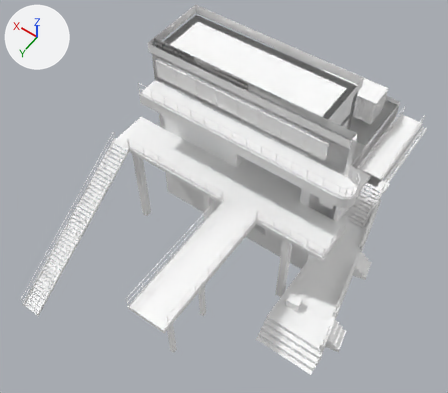
The OBJ model Assets/models/maps/orion/orion_launch_control.obj, before and after one commit.
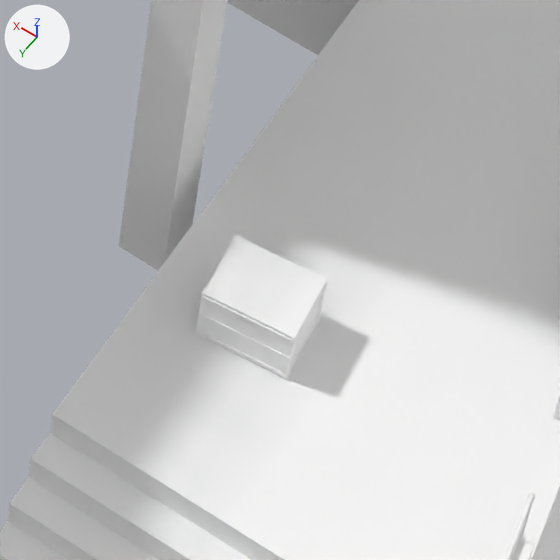
Each version appears first whole from a camera (50 mm lens) standing at (-89.0, 1041.0, 1778.0) and looking at (590.0, 89.0, 283.0), and next in a close-up on the part from 58% to 74% of the width and 67% to 85% of the height. Every picture has the same lights, and +X, +Y and +Z are marked at upper left. The first two pictures are the older version. Where no turn or scale is listed for an object, it has been applied to the vertices. Vertices at exactly the same position are counted once.

The scene before the commit, as lines of its bpy script (objects in view):
```python
ob_orion_launch_control = bpy.data.objects.new('orion_launch_control', me_orion_launch_control)
ob_orion_launch_control.location = (0.0, 0.0, 0.0)
```
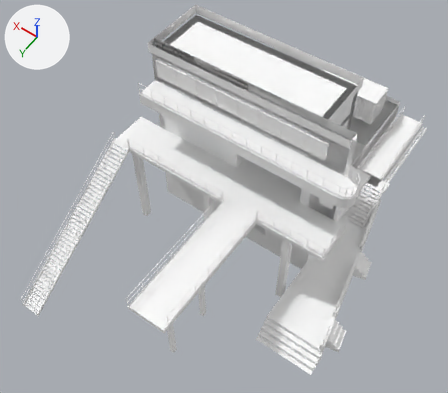
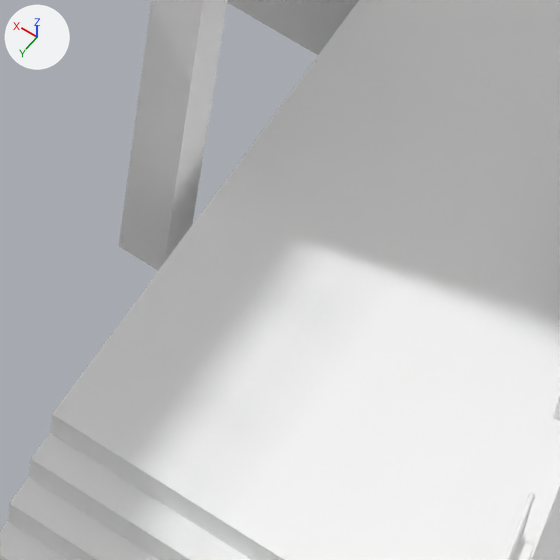
What differs and where, as boxes [x1, y1, x2, y2] in the close-ups (560 x 560 px):
part 1 of me_orion_launch_control, deleted: before [196, 234, 328, 380]

Patch to the scene script:
```diff
--- a/Assets/models/maps/orion/orion_launch_control.obj.py
+++ b/Assets/models/maps/orion/orion_launch_control.obj.py
@@ me_orion_launch_control @@
 # used by ob_orion_launch_control; location = (0.0, 0.0, 0.0)
-me_orion_launch_control.from_pydata(...)  # 17185 vertices, 23033 faces; spans x 88.0..984.0, y -702.0..642.0, z -1.0..670.0
+me_orion_launch_control.from_pydata(...)  # 17089 vertices, 22899 faces; spans x 88.0..984.0, y -702.0..642.0, z -1.0..670.0
+# me_orion_launch_control part 1: 13 loose pieces with 96 vertices, spanning x 248.0..292.0, y 153.0..187.0, z 64.0..98.0, are deleted
 me_orion_launch_control.materials.append(mat_lt_container_red)
@@ me_orion_launch_control @@
 me_orion_launch_control.materials.append(mat_oa_letters_dark)
-me_orion_launch_control.materials.append(mat_oa_letters_light)  # white #ffffff
 me_orion_launch_control.materials.append(mat_oa_olive)
@@ me_orion_launch_control @@
 me_orion_launch_control.materials.append(mat_oa_plates)
-me_orion_launch_control.materials.append(mat_oa_red)  # white #ffffff
 me_orion_launch_control.materials.append(mat_oa_screens)
```
